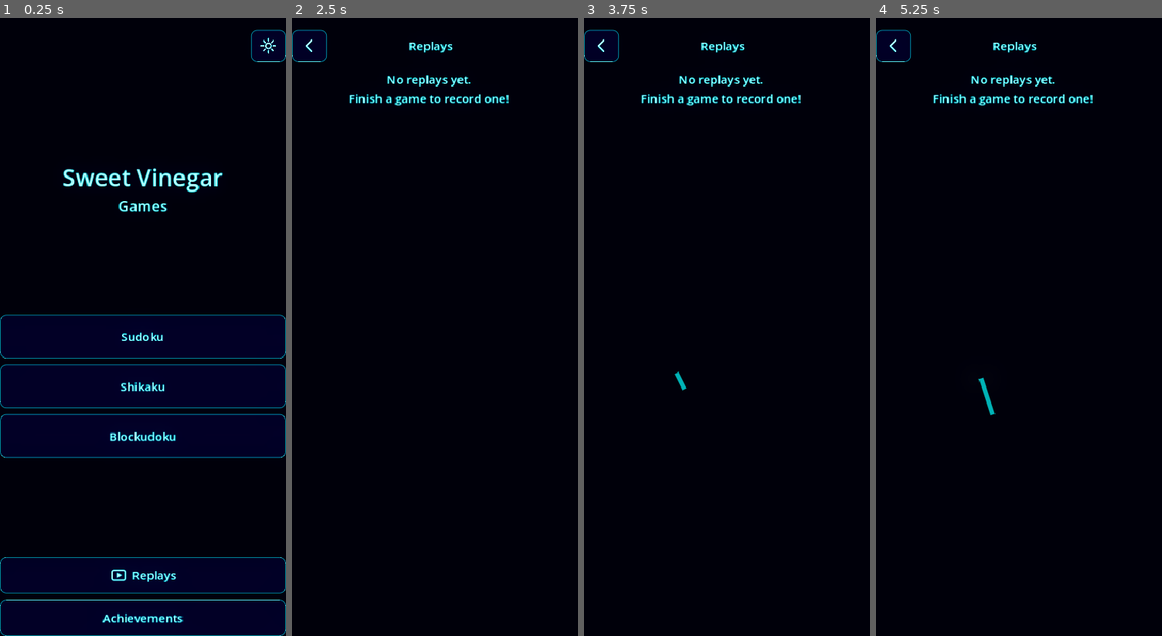
Above: before the commit, frames 1-4 (left to right).
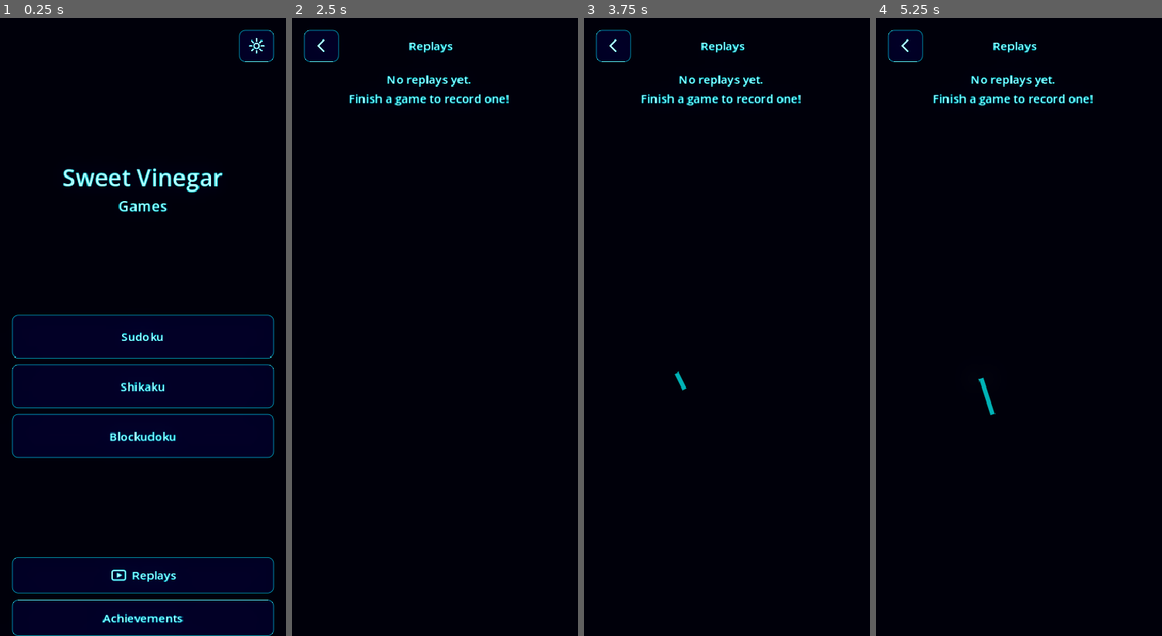
Above: after the commit, the same moments.

Repository: mchambers-mojang/sweet-vinegar-games
Game: Godot game, scene res://scenes/game_picker.tscn
Same seed, same stepped clock (60 frames per second), same inputs: the game is played once before the commit and once after it.
Inputs (mouse positions are in pixels of both pictures, inside the frame that each line leads up to; where the layout moved, square brackets give the same spot in the first picture):
- Up to frame 1 (0.25 s): no input
- Up to frame 2 (2.5 s): click (435, 574) at 0.5 s; click (320, 48) [309, 48] at 1.25 s; click (435, 574) at 2 s
- Up to frame 3 (3.75 s): tap Enter at 2.75 s; move the mouse to (789, 296) at 2.77 s; hold D 2.78-3.5 s; hold Shift 2.78-3.5 s; click (789, 296) at 2.92 s; tap Space at 3.5 s; drag from (669, 357) to (712, 450) at 3.52 s
- Up to frame 4 (5.25 s): move the mouse to (1047, 191) at 4.27 s; hold D 4.28-5 s; tap Ctrl at 4.35 s; tap Enter at 5 s; drag from (1004, 450) to (933, 234) at 5.02 s

The runs differ from the first frame. In frame 1, 3.6% of the frame differs, in the area x 0-100%, y 1-100%; in frame 2, 0.5%; in frame 3, 0.5%; in frame 4, 0.5%.

Commit message:
fix: add minimum 16px horizontal padding on all screens (#44)
SafeAreaManager now enforces a minimum 16px left/right margin on
all platforms. Previously only top was padded — left/right were 0
on mobile (portrait mode has no notch insets horizontally), causing
buttons and text to be flush against screen edges.

Fixes #44

Co-authored-by: Copilot <223556219+Copilot@users.noreply.github.com>

Diff:
--- a/scripts/autoload/safe_area_manager.gd
+++ b/scripts/autoload/safe_area_manager.gd
@@ -13,8 +13,8 @@
 
 func _update_safe_area() -> void:
 	if not OS.has_feature("mobile"):
-		# Desktop: apply a minimum top padding so UI isn't flush against the edge
-		_safe_insets = Rect2i(0, 16, 0, 0)
+		# Desktop: apply minimum padding so UI isn't flush against edges
+		_safe_insets = Rect2i(16, 16, 16, 0)
 		return
 	var screen_size := DisplayServer.screen_get_size()
 	var safe_area := DisplayServer.get_display_safe_area()
@@ -38,6 +38,11 @@
 	# Ensure a minimum top padding on all platforms
 	if _safe_insets.position.y < 16:
 		_safe_insets.position.y = 16
+	# Ensure minimum horizontal padding so content doesn't hug the edges
+	if _safe_insets.position.x < 16:
+		_safe_insets.position.x = 16
+	if _safe_insets.size.x < 16:
+		_safe_insets.size.x = 16
 
 
 ## Returns the safe area insets as a dictionary with top, bottom, left, right
